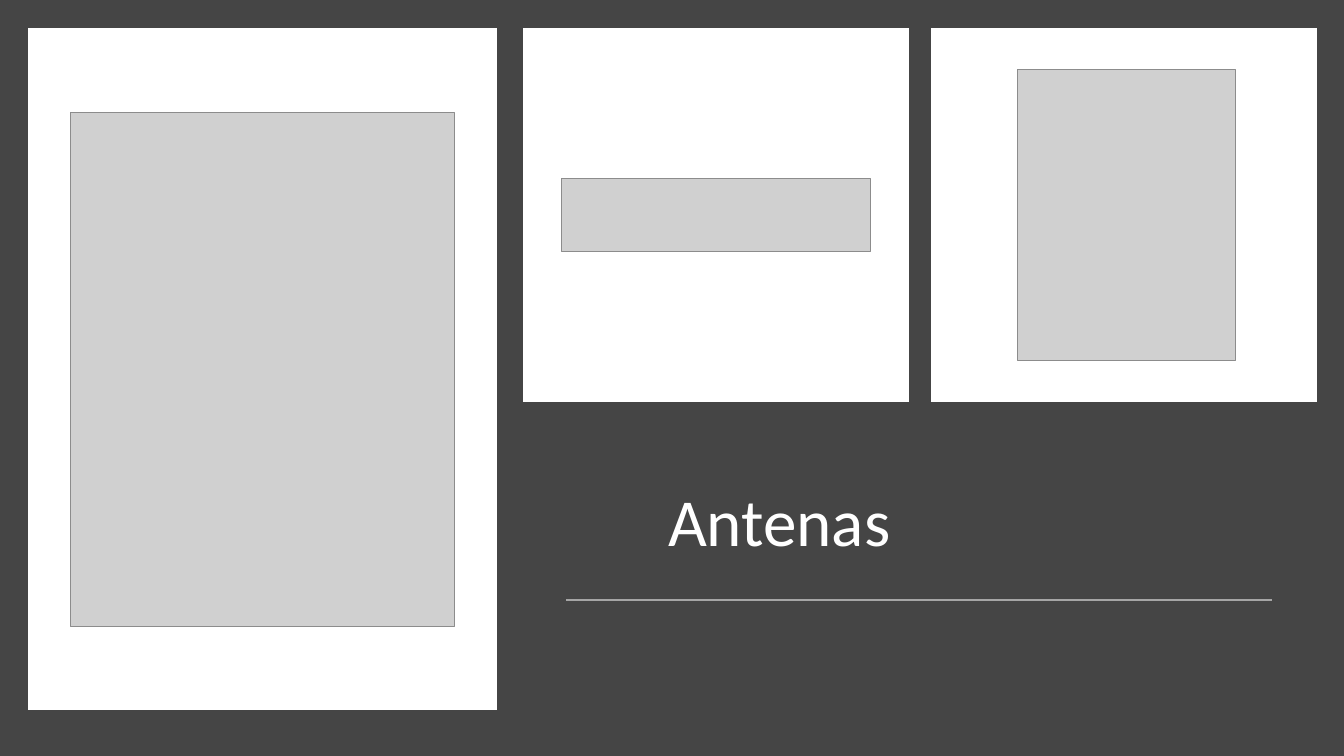
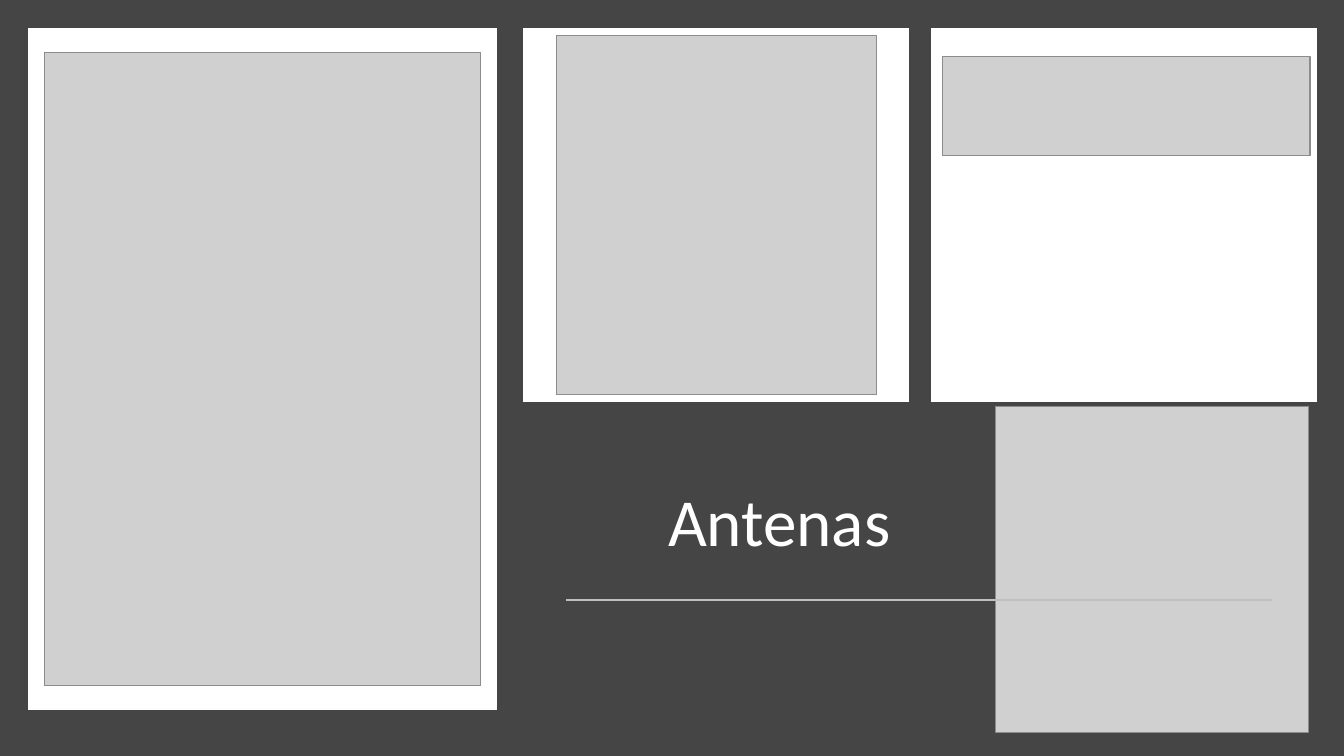
Before and after one commit to giraudgabriel/Projeto-Antenas, a slide deck: slide 36 of diagramas/Requisitos.pptx. Drawn at 1344x756 pixels with LibreOffice and Linux fonts; fonts in the diff are those of the drawing; grey boxes stand for pictures. Boxes give left, top, right and bottom in pixels: in the first picture for what was removed or moved away, otherwise in the second. Text is boxed around its words. In the diff, an @@ line names an element or a change of style, - is before the commit and + after.

```diff
--- a/diagramas/Requisitos.pptx
+++ b/diagramas/Requisitos.pptx
@@ picture: place and size @@
-picture at (71,113,455,627)
+picture at (44,52,481,686)
@@ picture: place and size @@
-picture at (1017,70,1235,361)
+picture at (557,35,876,394)
@@ picture: place and size @@
-picture at (562,178,871,251)
+picture at (943,56,1310,155)
@@ picture added at (995,406,1309,732) @@
@@ line (567, 600) - (1272, 600): stroke #A6A6A6 1.75 pt to #BFBFBF 1.75 pt @@
```
Also in this commit, not shown: 18 other slides changed, 1 slide added, 1 slide removed, 1 other file.
